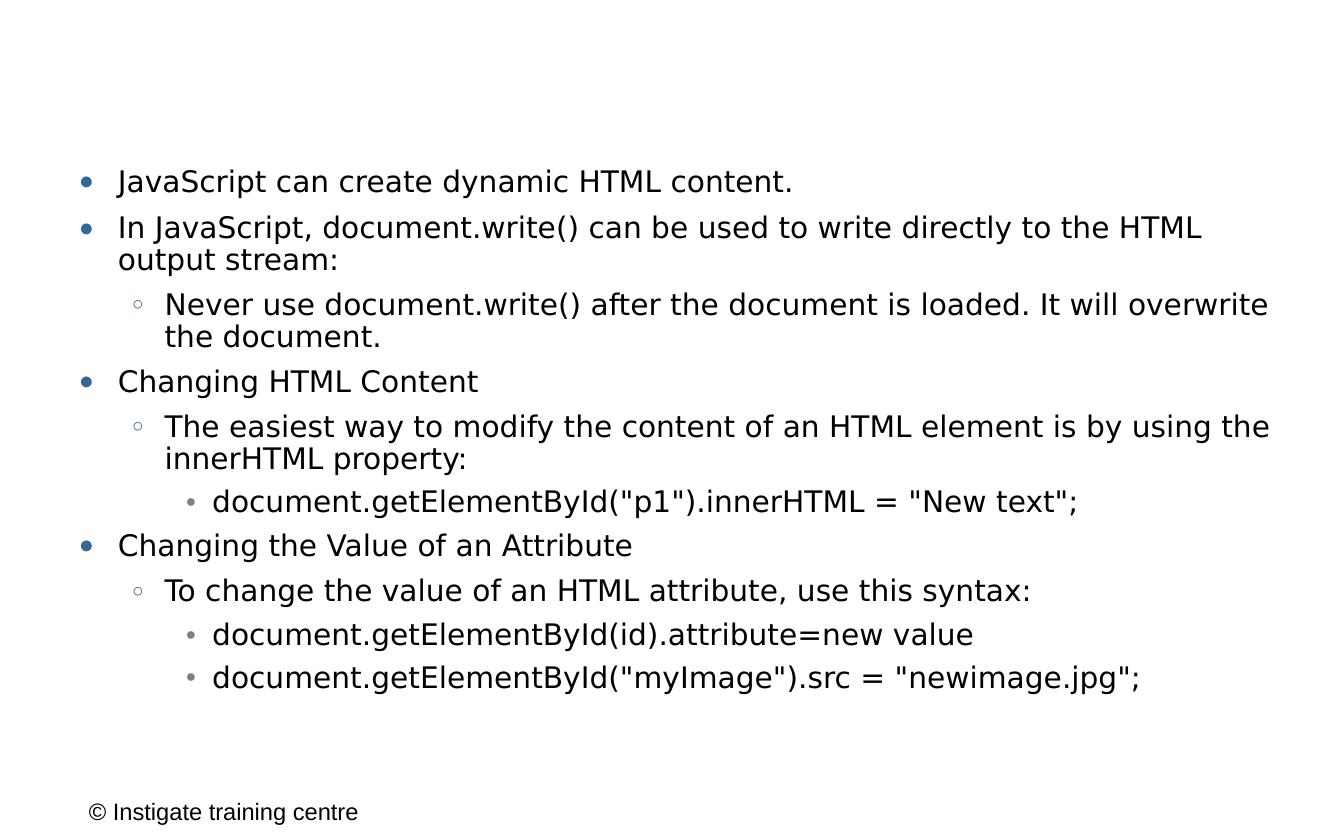
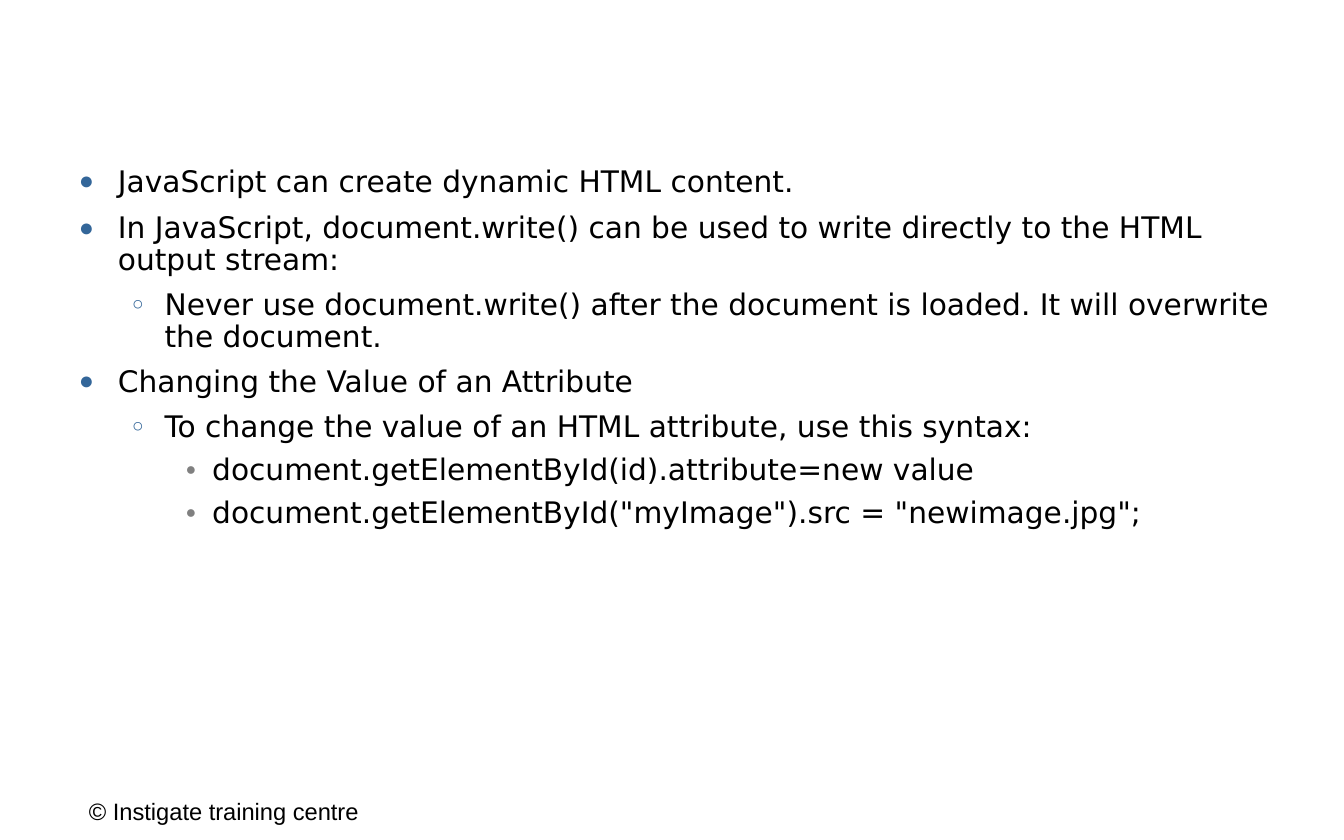
Before and after one commit to ITC-Vanadzor/ITC-7, a slide deck: slide 11 of Presentations/Javascript/5_dom.odp. Drawn at 1344x840 pixels with LibreOffice and Linux fonts; fonts in the diff are those of the drawing; background and template pictures are left out. Boxes give left, top, right and bottom in pixels: in the first picture for what was removed or moved away, otherwise in the second. Text is boxed around its words. In the diff, an @@ line names an element or a change of style, - is before the commit and + after.

```diff
--- a/Presentations/Javascript/5_dom.odp
+++ b/Presentations/Javascript/5_dom.odp
@@ text at (x1=118, y1=369, x2=1270, y2=518): paragraphs removed @@
-● Changing HTML Content
-  ○ The easiest way to modify the content of an HTML element is by using the innerHTML property:
-    ● document.getElementById("p1").innerHTML = "New text";
```
Also in this commit, not shown: 19 other slides changed, 3 other files.
